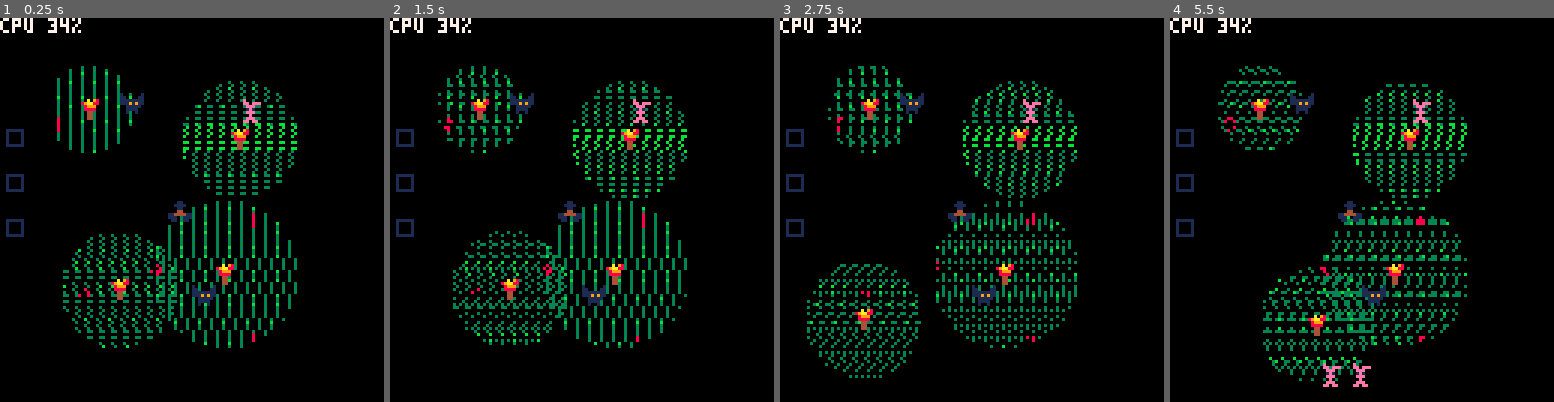
Above: before the commit, frames 1-4 (left to right).
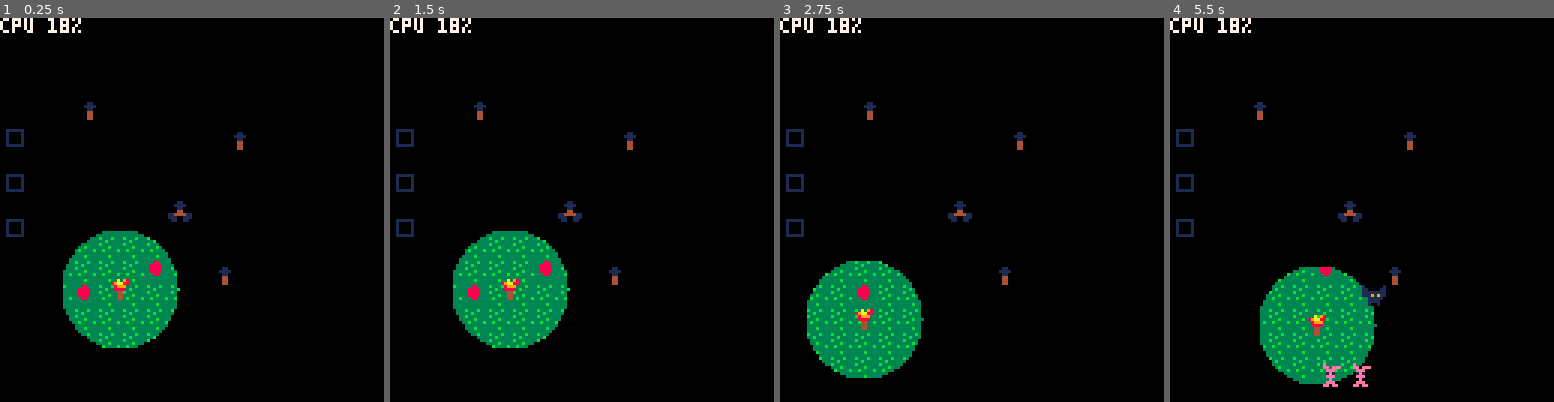
Above: after the commit, the same moments.

Repository: Cuttleshock/PICO-8-recipes
Game: PICO-8 cartridge light.p8
The game is run twice, just before and just after one commit, with the same random seed, the same clock (stepped at 60 frames per second) and the same inputs.
Inputs:
- Up to frame 1 (0.25 s): no input
- Up to frame 2 (1.5 s): tap X (X key) at 1.07 s
- Up to frame 3 (2.75 s): hold Left 1.97-2.37 s; tap X (X key) at 2.07, 2.4, 2.73 s; hold Down from 2.42 s (still down)
- Up to frame 4 (5.5 s): release Down at 2.82 s; hold Right 2.87-3.53 s; tap X (X key) every 0.33 s from 3.07 to 5.4 s; hold Up 3.58-4.08 s; hold Right 4.13-4.53 s; hold Down 4.58-5.08 s; hold Left from 5.13 s (still down)

The runs differ from the first frame. In frame 1, 12% of the frame differs, in the area x 13-78%, y 0-86%; in frame 2, 11%; in frame 3, 12%, in the area x 7-78%, y 0-94%; in frame 4, 11%.

Commit message:
Change starting conditions to only have controlled torch lit

Diff:
--- a/light.p8
+++ b/light.p8
@@ -251,10 +251,10 @@
 	add_actor(bat_base,64,88)
 	add_actor(bat_base,100,108)
 
-	add_torch(40,90,20,0b1111001111110011)
-	add_torch(80,40,20,0b0011111100111111)
-	add_torch(30,30,15,0b1110111011101110)
-	add_torch(75,85,25,0b1101110111011101)
+	add_torch(40,90,20,0)
+	add_torch(80,40,20,TORCH_OFF)
+	add_torch(30,30,15,TORCH_OFF)
+	add_torch(75,85,25,TORCH_OFF)
 	add_torch(60,64,128,TORCH_OFF)
 	add_torch(5,40,0,TORCH_OFF)
 	add_torch(5,55,0,TORCH_OFF)
